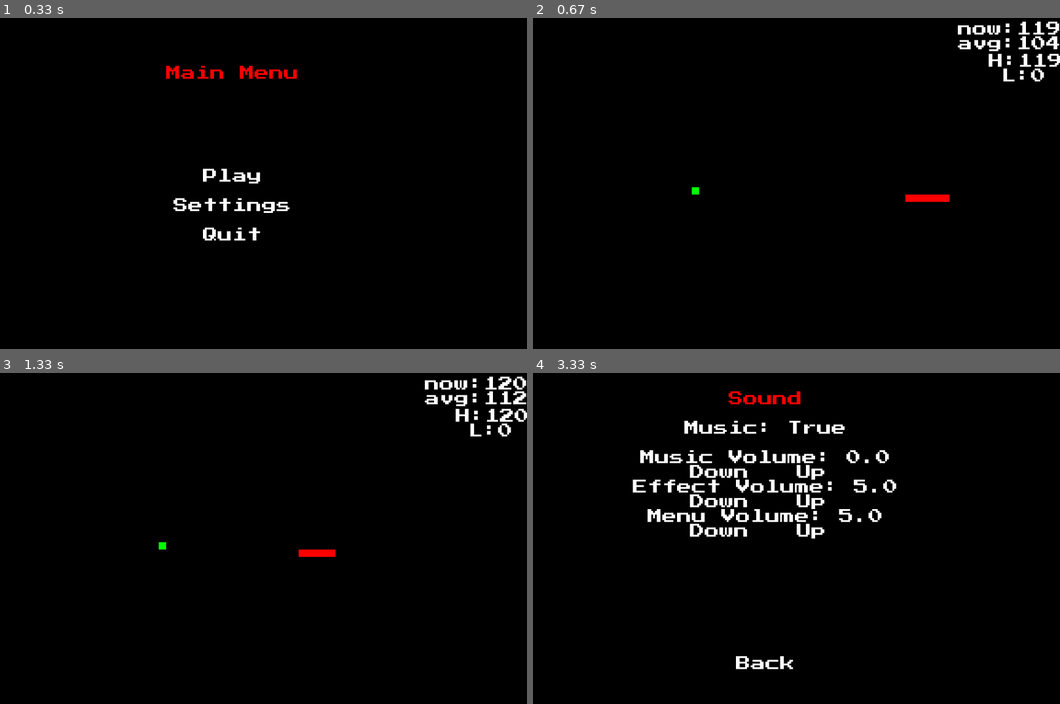
Above: before the commit, frames 1-4 (two rows, left to right).
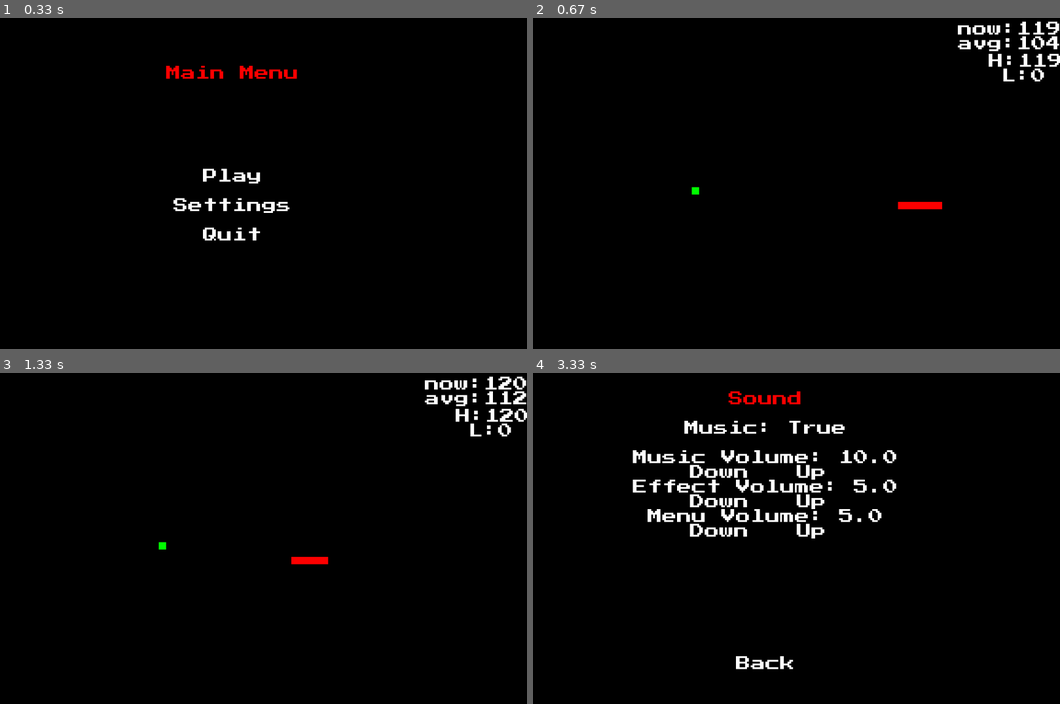
Above: after the commit, the same moments.

Repository: nmurphy101/Pygame2DFramework
Game: pygame game, started from main.py
Same seed, same stepped clock (60 frames per second), same inputs: the game is played once before the commit and once after it.
Inputs (mouse positions are in pixels of both pictures, inside the frame that each line leads up to):
- Up to frame 1 (0.33 s): no input
- Up to frame 2 (0.67 s): click (764, 176) at 0.38 s
- Up to frame 3 (1.33 s): hold Esc 0.67-1.13 s; hold Esc from 1.17 s (still down)
- Up to frame 4 (3.33 s): release Esc at 1.63 s; hold Esc 1.67-2.13 s; click (764, 561) at 2.72 s; click (764, 558) at 3.05 s

Frame 1 is identical in both runs. In frame 2, 0.4% of the frame differs, in the area x 69-80%, y 53-58%; in frame 3, 0.3%; in frame 4, 0.9%, in the area x 18-69%, y 23-28%.

Commit message:
Finally fixed the collision problem along with the convert to sprite problem

Diff:
--- a/pkg/app.py
+++ b/pkg/app.py
@@ -63,6 +63,16 @@
             UI_1, UI_2, UI_3
         ]
         self.ui_sound_options = {}
+        # event = None
+        # menu = None
+        self.event_options = {
+            QUIT: lambda **kwargs: self.quit(**kwargs),
+            NEXT: lambda **kwargs: self.next_music(**kwargs),
+            WINDOWFOCUSGAINED: lambda **kwargs: self.window_focus(focus=False, **kwargs),
+            WINDOWFOCUSLOST: lambda **kwargs: self.window_focus(focus=True, **kwargs),
+            KEYDOWN: lambda **kwargs: self.key_down(**kwargs),
+            MOUSEBUTTONDOWN: lambda **kwargs: self.mouse_down(**kwargs),
+        }
 
     def run(self):
         '''
@@ -141,26 +151,21 @@
         event_checks for the game
         '''
         for event in pygame.event.get():
-            decision_func = {
-                QUIT: self.quit,
-                NEXT: self.next_music,
-                WINDOWFOCUSGAINED: lambda: self.window_focus(False),
-                WINDOWFOCUSLOST: lambda: self.window_focus(True),
-                KEYDOWN: lambda event=event: self.key_down(event),
-                MOUSEBUTTONDOWN: lambda event=event, menu=menu: self.mouse_down(event, menu),
-            }.get(event.type)
+            # Possible event options:
+            # QUIT, NEXT, WINDOWFOCUSGAINED, WINDOWFOCUSLOST,  KEYDOWN, MOUSEBUTTONDOWN,
+            decision_func = self.event_options.get(event.type)
             if decision_func:
-                decision_func()
-
-    def quit(self):
+                decision_func(event=event, menu=menu)
+
+    def quit(self, **_):
         self.running = False
 
-    def window_focus(self, choice):
-        self.game.focus_pause = choice
-
-    def key_down(self, event):
+    def window_focus(self, focus, **_):
+        self.game.focus_pause = focus
+
+    def key_down(self, **kwargs):
         # Pressed escape to pause/unpause/back
-        if event.key == K_ESCAPE:
+        if kwargs["event"].key == K_ESCAPE:
             # If not game over
             if self.game.menu.menu_option != 3:
                 self.play_ui_sound(1)
@@ -174,15 +179,15 @@
             else:
                 self.game.start()
 
-    def mouse_down(self, event, menu):
-        if menu:
-            for button in menu:
-                if button[0].collidepoint(event.pos):
+    def mouse_down(self, **kwargs):
+        if kwargs["menu"]:
+            for button in kwargs["menu"]:
+                if button[0].collidepoint(kwargs["event"].pos):
                     self.play_menu_sound(button)
                     self.game.menu.prev_menu = button[2]
                     button[1]()
 
-    def next_music(self):
+    def next_music(self, **_):
         # If not game over
         if self.game.menu.menu_option != 3:
             # Get next track (modulo number of tracks)
--- a/pkg/snake_game/entities/snake/snake.py
+++ b/pkg/snake_game/entities/snake/snake.py
@@ -158,7 +158,6 @@
             # pylint: disable=access-member-before-definition
             # Save current position as last position
             self.prev_position = self.position
-            print(f"Direction: {self.direction}")
             # Moving up
             if self.direction == 0:
                 self.prev_direction = self.direction
@@ -242,6 +241,7 @@
             self.prev_position = self.position
             # located where the ahead obj was last
             self.position = self.ahead_obj.prev_position
+            self.rect.topleft = self.position
             # Render the tail segment based on it's parameters
             screen.blit(self.image, self.position)
 
--- a/pkg/snake_game/game_config.json
+++ b/pkg/snake_game/game_config.json
@@ -2,7 +2,7 @@
     "settings": {
         "sound": {
             "music": true,
-            "music_volume": "6.938893903907228e-17",
+            "music_volume": "0.10000000000000007",
             "effect_volume": "0.05000000000000007",
             "menu_volume": "0.05000000000000007"
         },
